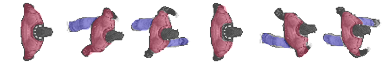
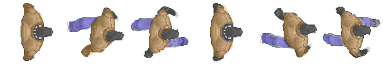
Two versions of the same layered image (383 × 64). Layer-by-layer changes:
added layer "OrangeAndBlue" (34%) above "PinkAndBlue copy" over [20,3,364,60]
hid "RedAndBlue" over [20,3,364,60]
